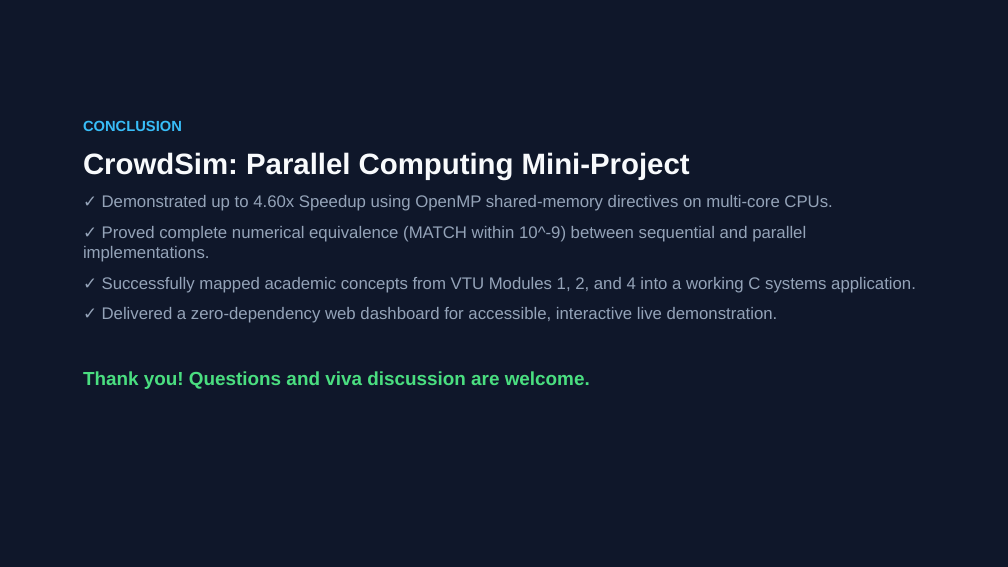
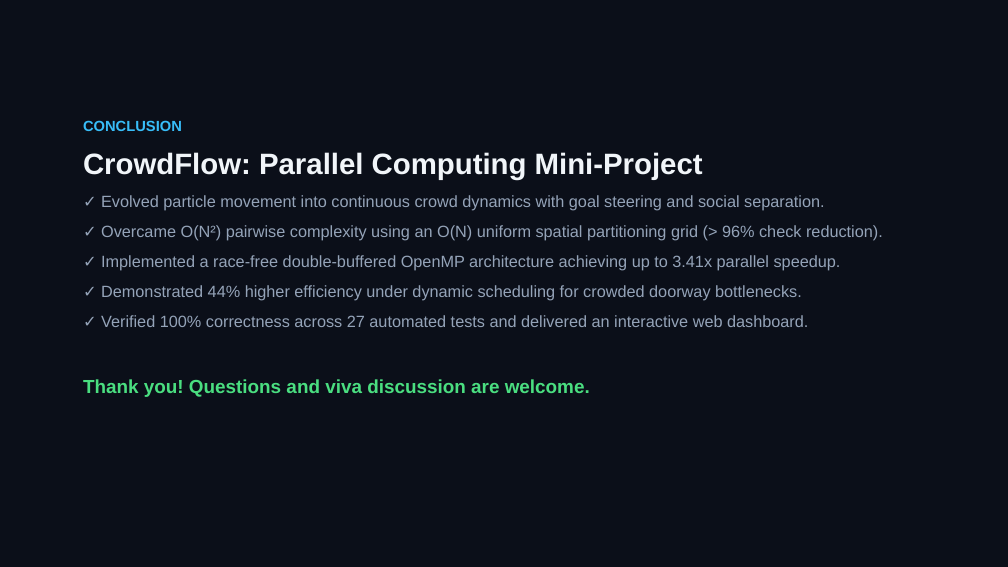
Before and after one commit to rishikeshgowdakk/PC, a slide deck: slide 15 of CrowdSim/presentation/CrowdSim_Project_Presentation.pptx. Drawn at 1008x567 pixels with LibreOffice and Linux fonts; fonts in the diff are those of the drawing. Boxes give left, top, right and bottom in pixels: in the first picture for what was removed or moved away, otherwise in the second. Text is boxed around its words. In the diff, an @@ line names an element or a change of style, - is before the commit and + after.

Commit message:
Implement obstacle avoidance and spatial grid mechanics in CrowdSim
- Added obstacle handling with circular and AABB (axis-aligned bounding box) types.
- Implemented obstacle initialization based on different scenarios (pillars and bottlenecks).
- Developed functions for computing repulsive forces from obstacles and resolving agent penetration.
- Introduced a spatial grid for efficient neighbor querying, reducing computational complexity.
- Created tests for agent initialization, goal steering, obstacle mechanics, spatial grid vs brute force, and sequential vs parallel simulation equivalence.
- Ensured that the simulation maintains physical invariants and validates results across different configurations.

```diff
--- a/CrowdSim/presentation/CrowdSim_Project_Presentation.pptx
+++ b/CrowdSim/presentation/CrowdSim_Project_Presentation.pptx
@@ background #0F172A to #0B0F19 @@
@@ text at (83,152,883,327): text changed; size 16 to 15.5 pt @@
-CrowdSim: Parallel Computing Mini-Project
-✓ Demonstrated up to 4.60x Speedup using OpenMP shared-memory directives on multi-core CPUs.
-✓ Proved complete numerical equivalence (MATCH within 10^-9) between sequential and parallel implementations.
-✓ Successfully mapped academic concepts from VTU Modules 1, 2, and 4 into a working C systems application.
-✓ Delivered a zero-dependency web dashboard for accessible, interactive live demonstration.
+CrowdFlow: Parallel Computing Mini-Project
+✓ Evolved particle movement into continuous crowd dynamics with goal steering and social separation.
+✓ Overcame O(N²) pairwise complexity using an O(N) uniform spatial partitioning grid (> 96% check reduction).
+✓ Implemented a race-free double-buffered OpenMP architecture achieving up to 3.41x parallel speedup.
+✓ Demonstrated 44% higher efficiency under dynamic scheduling for crowded doorway bottlenecks.
+✓ Verified 100% correctness across 27 automated tests and delivered an interactive web dashboard.
```
Also in this commit, not shown: 10 other slides changed, 4 slides added, 4 slides removed, 37 other files.
